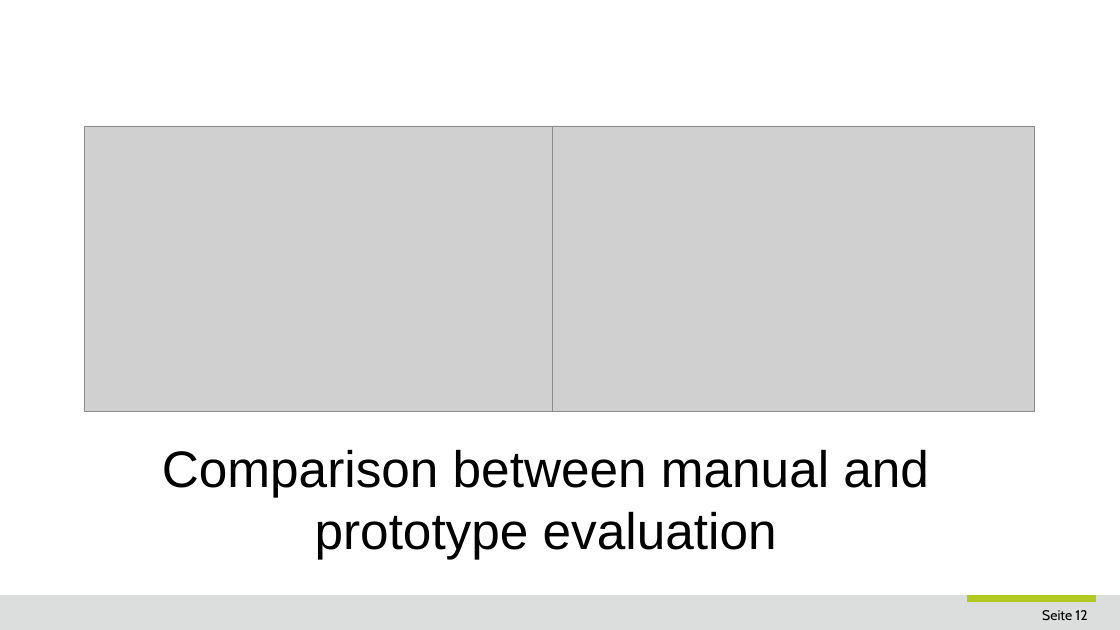
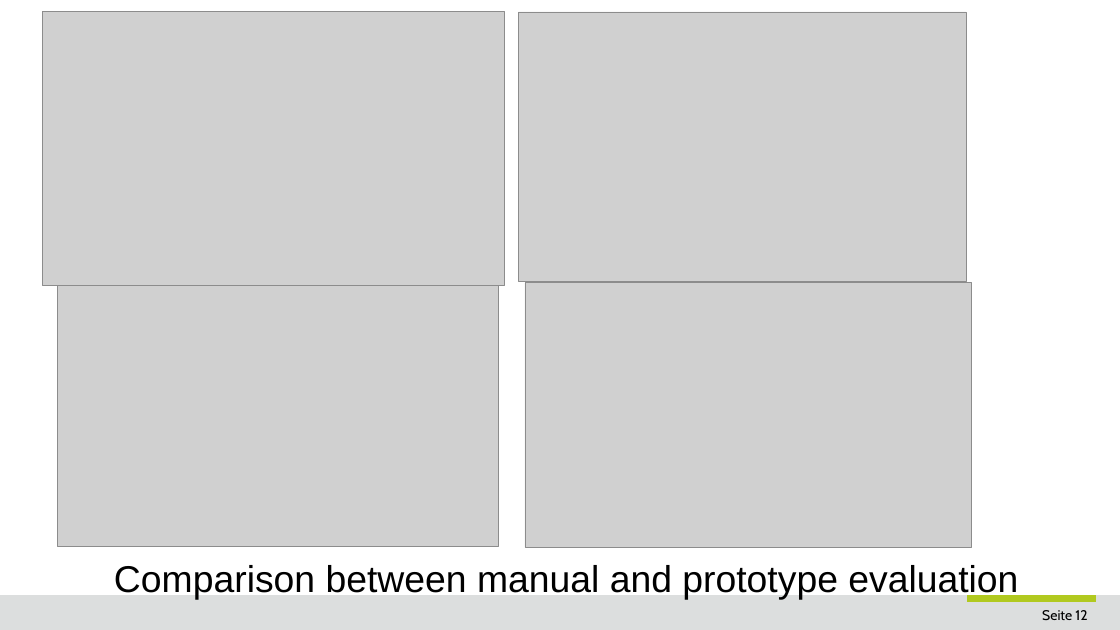
Before and after one commit to domkka/bachelorthesis, a slide deck: slide 12 of Presentation_DK.odp. Drawn at 1120x630 pixels with LibreOffice and Linux fonts; fonts in the diff are those of the drawing; grey boxes stand for pictures; background and template pictures are left out. Boxes give left, top, right and bottom in pixels: in the first picture for what was removed or moved away, otherwise in the second. Text is boxed around its words. In the diff, an @@ line names an element or a change of style, - is before the commit and + after.

Commit message:
presentation updated

```diff
--- a/Presentation_DK.odp
+++ b/Presentation_DK.odp
@@ picture: place and size @@
-picture at <box>84,126,558,412</box>
+picture at <box>42,12,504,286</box>
@@ picture: place and size @@
-picture at <box>553,126,1035,412</box>
+picture at <box>518,12,966,281</box>
@@ picture added at <box>57,285,498,546</box> @@
@@ picture added at <box>525,283,972,548</box> @@
@@ title "Comparison between manual and prototype ...": place and size @@
-title "Comparison between manual and prototype ..." at <box>162,449,929,559</box>
+title "Comparison between manual and prototype ..." at <box>114,565,1018,600</box>
@@ title "Comparison between manual and prototype ..." at <box>114,565,1018,600</box>: size 44 to 32 pt @@
```
Also in this commit, not shown: 2 other slides changed.
